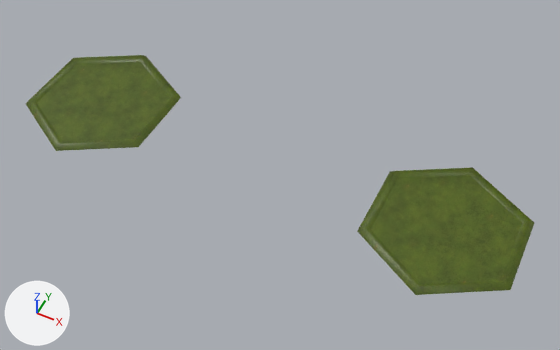
Two versions of the glTF model src/modules/base/assets/plains.glb, one commit apart.
One viewpoint serves both versions: a camera (50 mm lens) standing at (3.05, -5.62, 6.86) and looking at (0.26, -0.05, -0.11). The lights are fixed; the arrows at lower left show +X, +Y and +Z. The first picture is the older version. Where no turn or scale is listed for an object, it has been applied to the vertices.

The older version as bpy lines, for what is in view:
```python
me_circle_003 = bpy.data.meshes.new('Circle.003')
me_circle_003.from_pydata(...)  # 18 vertices, 28 faces; spans x -0.87..0.87, y -7.73..-5.73, z 0.0..0.06
me_circle_003.materials.append(mat_grass)
me_circle_021 = bpy.data.meshes.new('Circle.021')
me_circle_021.from_pydata(...)  # 18 vertices, 28 faces; spans x -0.87..0.87, y -7.73..-5.73, z 0.0..0.06
me_circle_021.materials.append(mat_grass_004)
ob_hexagontile_001 = bpy.data.objects.new('HexagonTile.001', me_circle_003)
ob_hexagontile_001.location = (2.312, 6.734, 0.0)
ob_hexagontile_017 = bpy.data.objects.new('HexagonTile.017', me_circle_021)
ob_hexagontile_017.location = (-2.312, 6.734, 0.0)
```
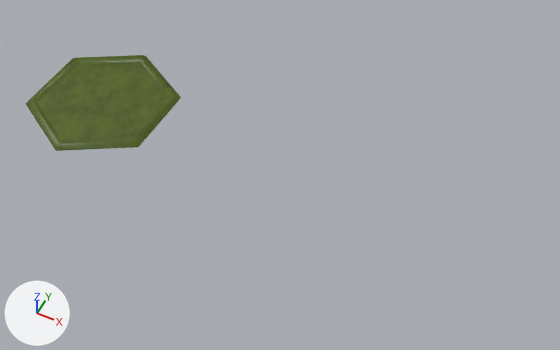
The newer file is also turned or shifted as a whole; pictures and numbers use the older file's frame.

Location of each change, [x1, y1, x2, y2] in pixels of the pictures (560 x 350 px):
'HexagonTile.001', deleted (green): before [357, 167, 534, 295]

Edits to the bpy script that builds the scene:
```text
Remove ob_hexagontile_001:
    ob_hexagontile_001 = bpy.data.objects.new('HexagonTile.001', me_circle_003)
    ob_hexagontile_001.location = (2.312, 6.734, 0.0)
```
